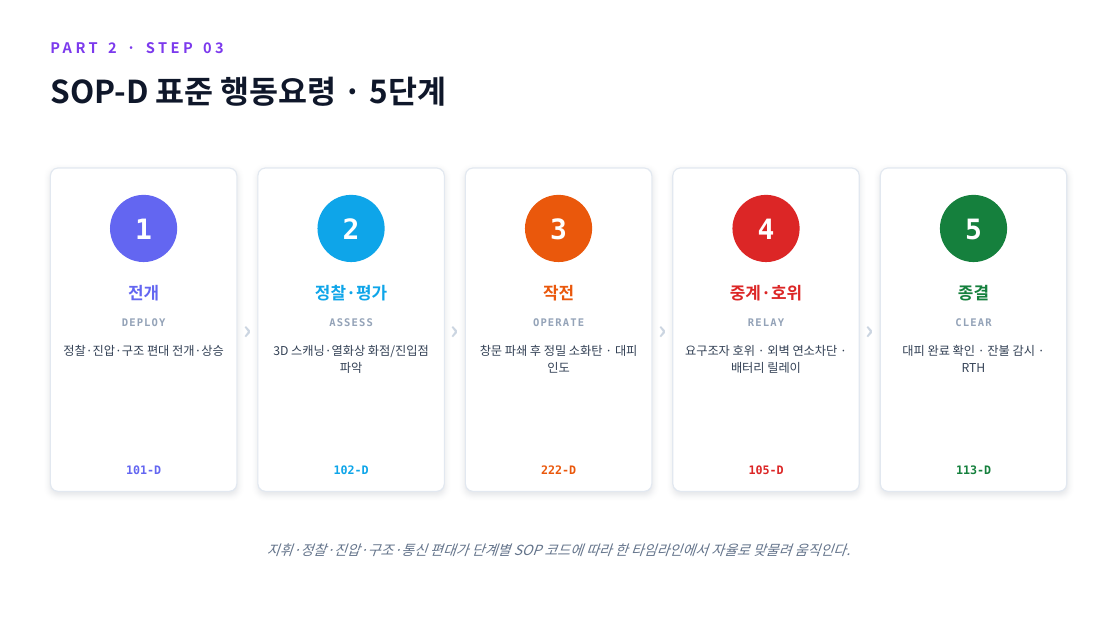
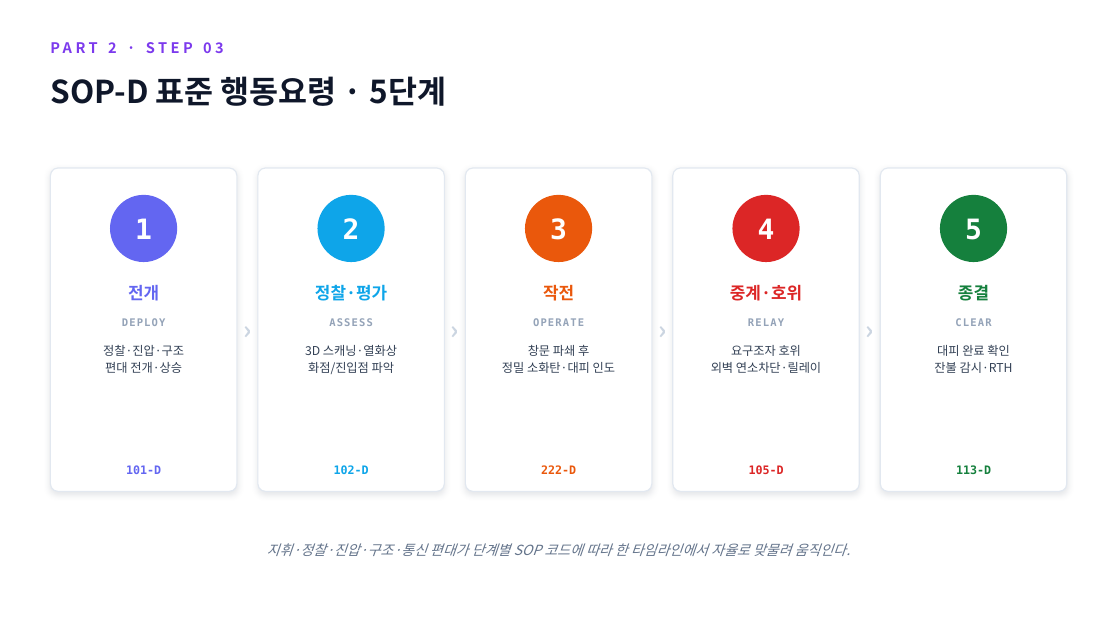
Before and after one commit to bdsm135790-png/noh, a slide deck: slide 12 of presentation/화재빅데이터_드론배치_분석리포트.pptx. Drawn at 1120x630 pixels with LibreOffice and Linux fonts; fonts in the diff are those of the drawing. Boxes give left, top, right and bottom in pixels: in the first picture for what was removed or moved away, otherwise in the second. Text is boxed around its words. In the diff, an @@ line names an element or a change of style, - is before the commit and + after.

```diff
--- a/presentation/화재빅데이터_드론배치_분석리포트.pptx
+++ b/presentation/화재빅데이터_드론배치_분석리포트.pptx
@@ text at <box>103,345,184,373</box>: text changed @@
-정찰·진압·구조 편대 전개·상승
+정찰·진압·구조
+편대 전개·상승
@@ text at <box>305,345,397,374</box>: text changed @@
-3D 스캐닝·열화상 화점/진입점 파악
+3D 스캐닝·열화상
+화점/진입점 파악
@@ text at <box>502,345,615,373</box>: text changed @@
-창문 파쇄 후 정밀 소화탄 · 대피 인도
+창문 파쇄 후
+정밀 소화탄·대피 인도
@@ text at <box>711,345,821,373</box>: text changed @@
-요구조자 호위 · 외벽 연소차단 · 배터리 릴레이
+요구조자 호위
+외벽 연소차단·릴레이
@@ text at <box>934,345,1013,373</box>: text changed @@
-대피 완료 확인 · 잔불 감시 · RTH
+대피 완료 확인
+잔불 감시·RTH
```
Also in this commit, not shown: 6 other slides changed, 1 other file.
